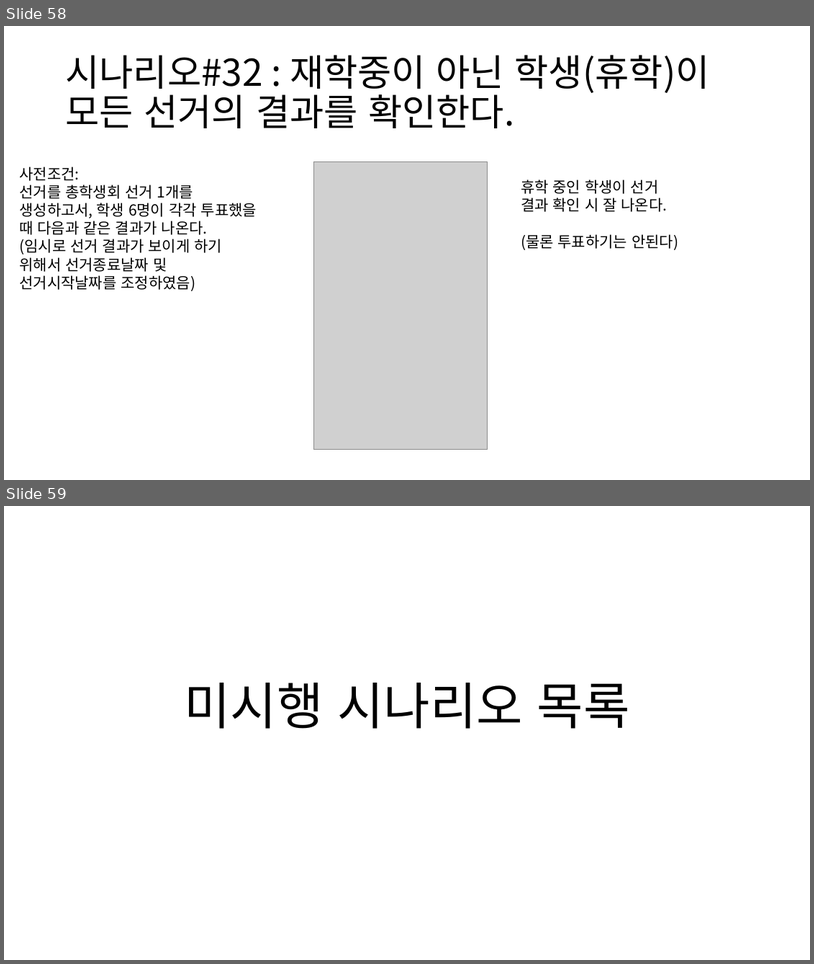
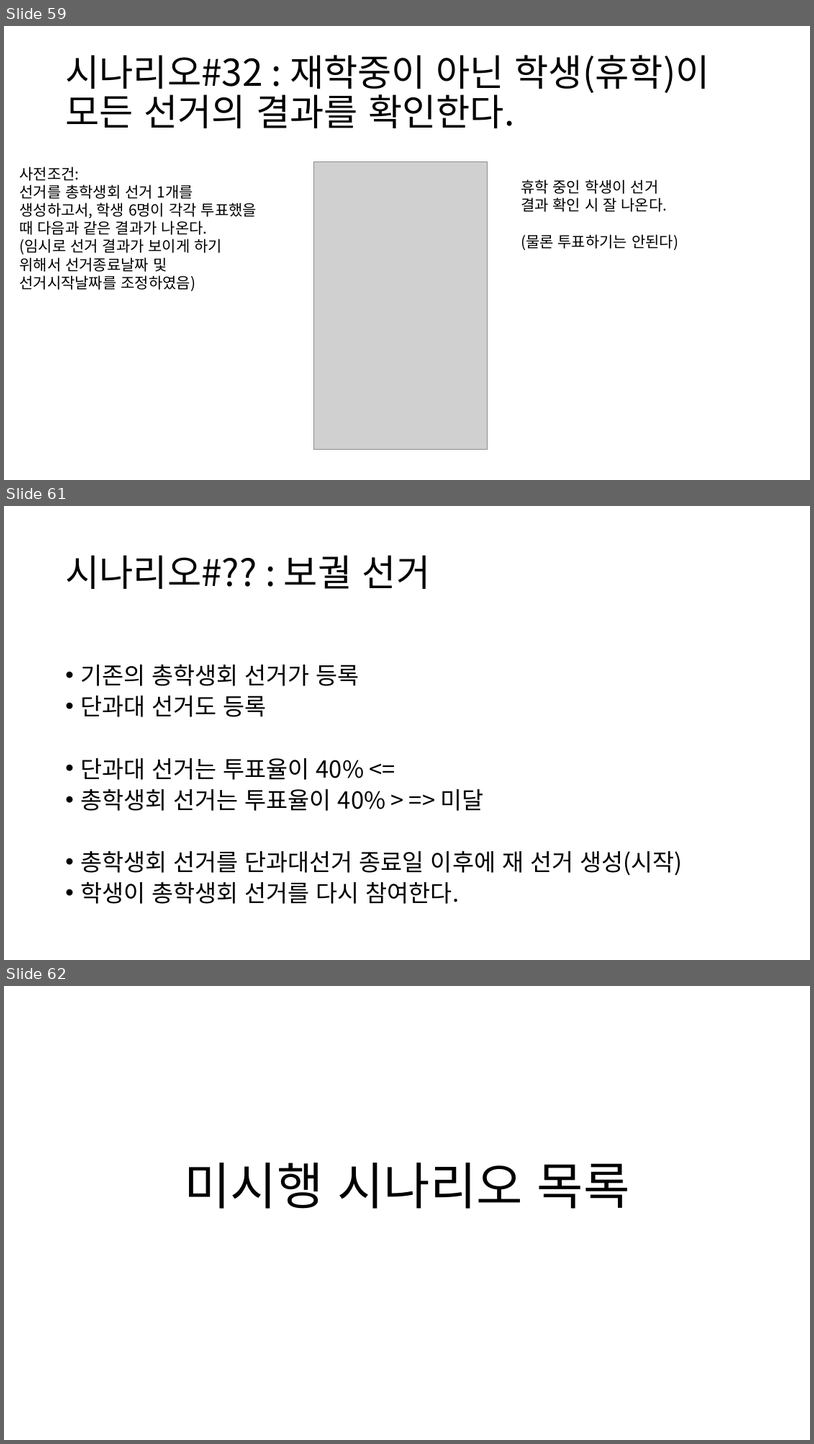
Before and after one commit to BL-UCKSS/evote-project, a slide deck: Document/Testcase/Testcase #1.pptx. Shown one above the other, each under a label of ours: slides 58 and 59 before the commit, slides 59, 61 and 62 after it; the slides between them are not shown. The pictures are 814x964 and 814x1444 pixels, drawn with LibreOffice and Linux fonts; fonts in the diff are those of the drawing; grey boxes stand for pictures. Boxes give left, top, right and bottom in pixels: in the first picture for what was removed or moved away, otherwise in the second. Text is boxed around its words. In the diff, an @@ line names an element or a change of style, - is before the commit and + after.

```diff
--- a/Document/Testcase/Testcase #1.pptx
+++ b/Document/Testcase/Testcase #1.pptx
@@ slide 61 added at (4,506,810,960), background #FFFFFF @@
@@ title added at (65,555,430,589), 44 pt, text #000000 @@
+시나리오#?? : 보궐 선거
@@ text added at (80,664,682,903), 28 pt, text #000000 @@
+• 기존의 총학생회 선거가 등록
+• 단과대 선거도 등록
+• 단과대 선거는 투표율이 40% <=
+• 총학생회 선거는 투표율이 40% > => 미달
+• 총학생회 선거를 단과대선거 종료일 이후에 재 선거 생성(시작)
+• 학생이 총학생회 선거를 다시 참여한다.
@@ what was slide 58 is now slide 59 @@
@@ what was slide 59 is now slide 62 @@
```
Also in this commit, not shown: 3 slides changed, 2 other slides added.
